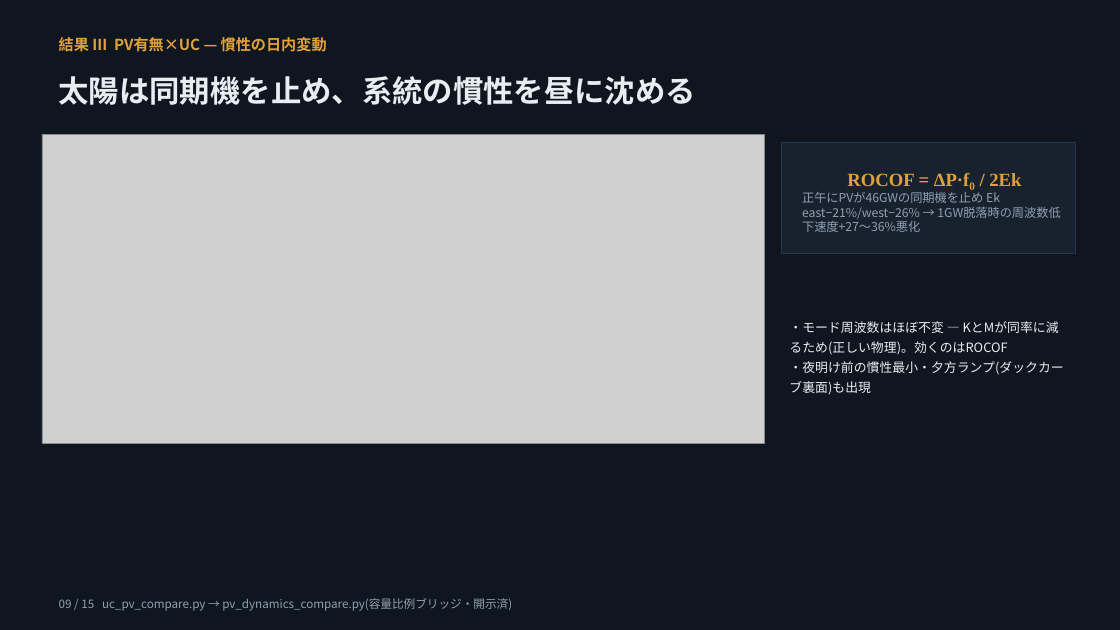
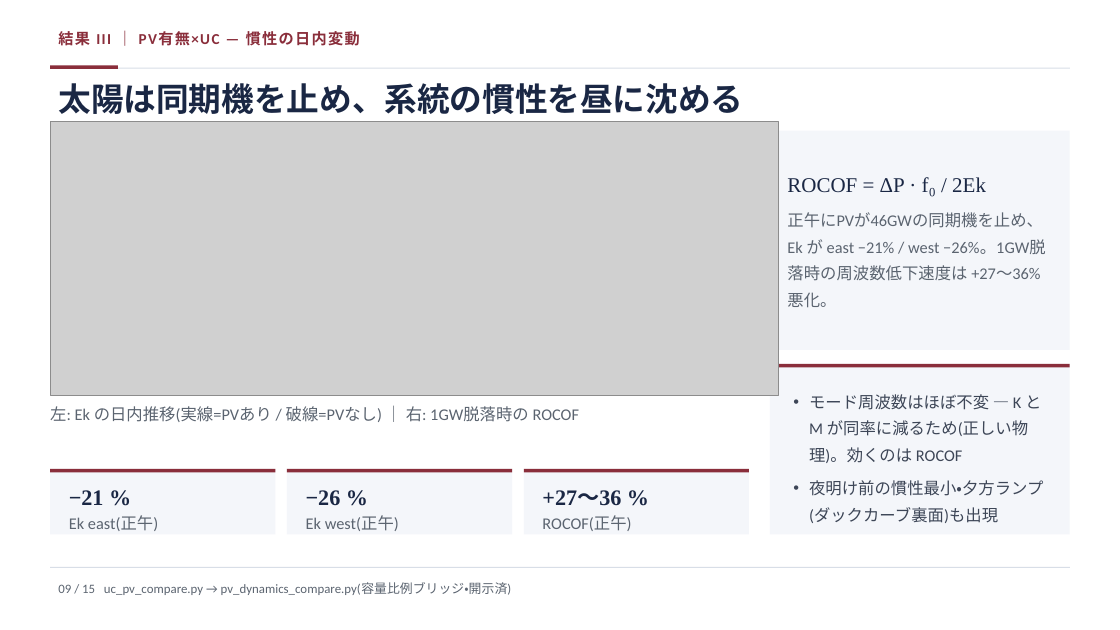
Before and after one commit to lutelute/All-Japan-Grid, a slide deck: slide 9 of docs/slides/AGJ_dynamics_2026-08-17_genspark.pptx. Drawn at 1120x630 pixels with LibreOffice and Linux fonts; fonts in the diff are those of the drawing; grey boxes stand for pictures. Boxes give left, top, right and bottom in pixels: in the first picture for what was removed or moved away, otherwise in the second. Text is boxed around its words. In the diff, an @@ line names an element or a change of style, - is before the commit and + after.

```diff
--- a/docs/slides/AGJ_dynamics_2026-08-17_genspark.pptx
+++ b/docs/slides/AGJ_dynamics_2026-08-17_genspark.pptx
@@ rectangle removed at <box>0,0,1120,630</box> @@
@@ text at <box>58,31,360,46</box>: text changed; font Noto Sans CJK JP to Calibri; text colour #E0A13A to #8A2E3B @@
-結果 III PV有無×UC — 慣性の日内変動
+結果 III ｜ PV有無×UC — 慣性の日内変動
@@ text "太陽は同期機を止め、系統の慣性を昼に沈める": place and size @@
-text "太陽は同期機を止め、系統の慣性を昼に沈める" at <box>59,76,696,105</box>
+text "太陽は同期機を止め、系統の慣性を昼に沈める" at <box>58,83,743,114</box>
@@ text "太陽は同期機を止め、系統の慣性を昼に沈める" at <box>58,83,743,114</box>: size 26 to 28 pt, font Noto Sans CJK JP to Calibri, text colour #E9EDF2 to #1A2744; line spacing 1.25 to 1 @@
@@ rectangle added at <box>50,68,1070,69</box>, fill #D8DEE7 @@
@@ rectangle added at <box>50,66,118,69</box>, fill #8A2E3B @@
@@ picture: place and size @@
-picture at <box>42,134,765,444</box>
+picture at <box>50,121,779,395</box>
@@ rectangle "ROCOF = ΔP · f₀ ...": place and size @@
-rectangle "ROCOF = ΔP · f₀ ..." at <box>781,143,1075,254</box>
+rectangle "ROCOF = ΔP · f₀ ..." at <box>770,131,1070,350</box>
@@ rectangle "ROCOF = ΔP · f₀ ..." at <box>770,131,1070,350</box>: fill #18222E to none; outline #26374A 0.75 pt to #4B7EBC 0.75 pt @@
@@ rectangle added at <box>770,131,1070,350</box>, fill #F4F6FA @@
@@ text in rectangle at <box>787,177,1046,308</box>: text changed; size 10.5 to 14 pt; font Noto Sans CJK JP to Calibri; text colour #8FA0B2 to #5B6470 @@
-ROCOF = ΔP·f₀ / 2Ek
-正午にPVが46GWの同期機を止め Ek east−21%/west−26% → 1GW脱落時の周波数低下速度+27〜36%悪化
+ROCOF = ΔP · f₀ / 2Ek
+正午にPVが46GWの同期機を止め、Ek が east −21% / west −26%。1GW脱落時の周波数低下速度は +27〜36% 悪化。
@@ rectangle added at <box>770,364,1070,534</box>, fill #F4F6FA @@
@@ rectangle added at <box>770,364,1070,367</box>, fill #8A2E3B @@
@@ text added at <box>50,406,579,422</box>, 14 pt, text #5B6470 @@
+左: Ek の日内推移(実線=PVあり / 破線=PVなし) ｜ 右: 1GW脱落時の ROCOF
@@ text at <box>809,394,1043,523</box>: text changed; size 11 to 14 pt; font Noto Sans CJK JP to Calibri; text colour #E9EDF2 to #3D4657 @@
-・モード周波数はほぼ不変 — KとMが同率に減るため(正しい物理)。効くのはROCOF
-・夜明け前の慣性最小・夕方ランプ(ダックカーブ裏面)も出現
+• モード周波数はほぼ不変 — K と M が同率に減るため(正しい物理)。効くのは ROCOF
+• 夜明け前の慣性最小・夕方ランプ(ダックカーブ裏面)も出現
@@ rectangle added at <box>50,469,276,534</box>, fill #F4F6FA @@
@@ rectangle added at <box>50,469,276,472</box>, fill #8A2E3B @@
@@ rectangle added at <box>287,469,513,534</box>, fill #F4F6FA @@
@@ rectangle added at <box>287,469,513,472</box>, fill #8A2E3B @@
@@ rectangle added at <box>524,469,749,534</box>, fill #F4F6FA @@
@@ rectangle added at <box>524,469,749,472</box>, fill #8A2E3B @@
@@ text added at <box>69,490,104,505</box>, 19 pt, text #1A2744, bold @@
+−21 %
@@ text added at <box>306,490,341,506</box>, 19 pt, text #1A2744, bold @@
+−26 %
@@ text added at <box>542,490,621,506</box>, 19 pt, text #1A2744, bold @@
++27〜36 %
@@ text added at <box>69,516,158,531</box>, 14 pt, text #5B6470 @@
+Ek east(正午)
@@ text added at <box>306,516,399,531</box>, 14 pt, text #5B6470 @@
+Ek west(正午)
@@ text added at <box>542,516,631,531</box>, 14 pt, text #5B6470 @@
+ROCOF(正午)
@@ rectangle added at <box>50,567,1070,568</box>, fill #D8DEE7 @@
@@ text "09 / 15 uc_pv_compare.py → ...": place and size @@
-text "09 / 15 uc_pv_compare.py → ..." at <box>59,598,512,611</box>
+text "09 / 15 uc_pv_compare.py → ..." at <box>58,582,512,595</box>
@@ text "09 / 15 uc_pv_compare.py → ..." at <box>58,582,512,595</box>: size 10 to 11 pt, font Noto Sans CJK JP to Calibri, text colour #8FA0B2 to #5B6470; line spacing 1.25 to 1 @@
```
Also in this commit, not shown: 14 other slides changed.
